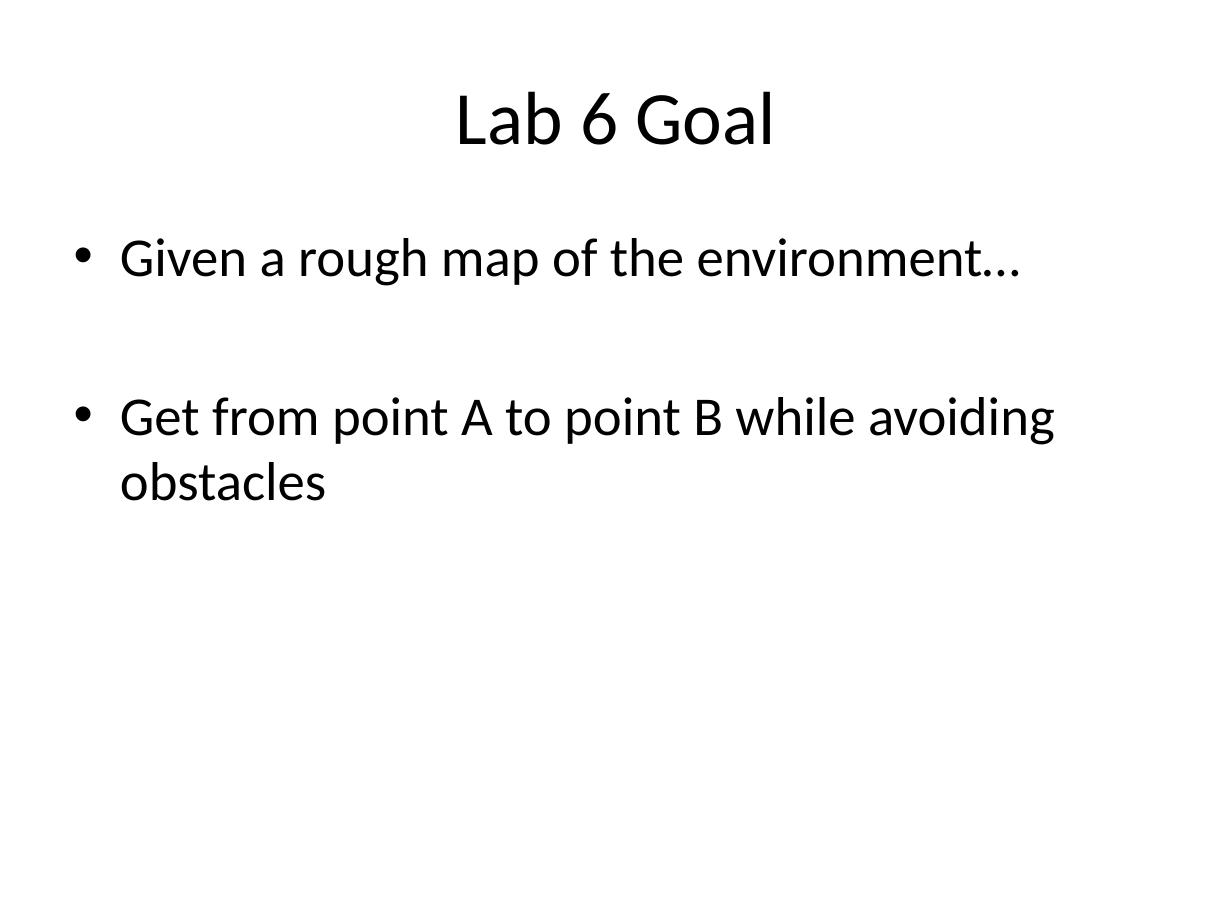
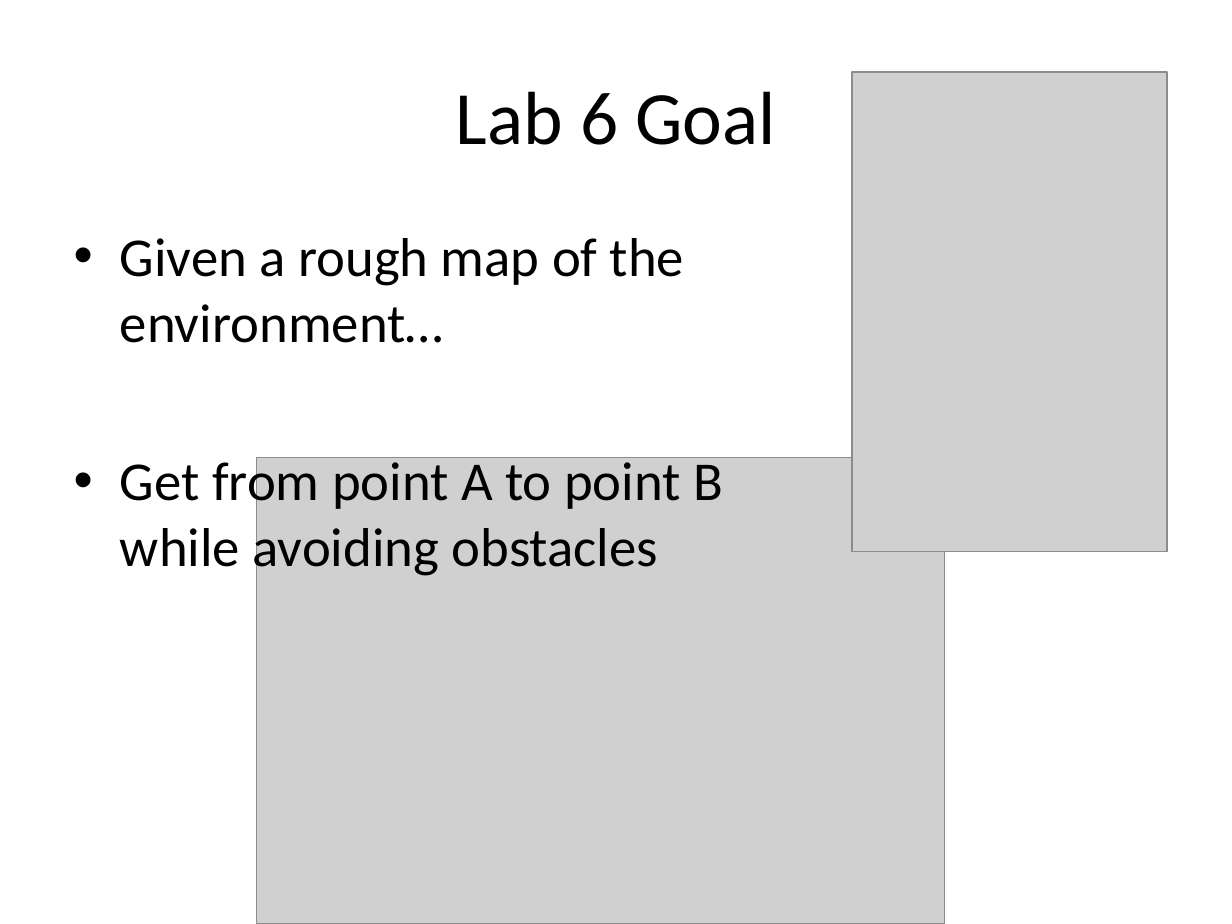
Before and after one commit to nforrester/6.141_labs, a slide deck: slide 2 of Other/Lab6/Lab 6.ppt. Drawn at 1232x924 pixels with LibreOffice and Linux fonts; fonts in the diff are those of the drawing; grey boxes stand for pictures. Boxes give left, top, right and bottom in pixels: in the first picture for what was removed or moved away, otherwise in the second. Text is boxed around its words. In the diff, an @@ line names an element or a change of style, - is before the commit and + after.

```diff
--- a/Other/Lab6/Lab 6.ppt
+++ b/Other/Lab6/Lab 6.ppt
@@ picture added at (853,71,1168,552) @@
@@ text "Given a rough map of ..." rewrapped from (120,238,1055,501) to (120,238,723,579) @@
@@ picture added at (256,458,944,924) @@
```
Also in this commit, not shown: 8 other slides changed, 1 slide added, 1 slide removed, 5 other files.
